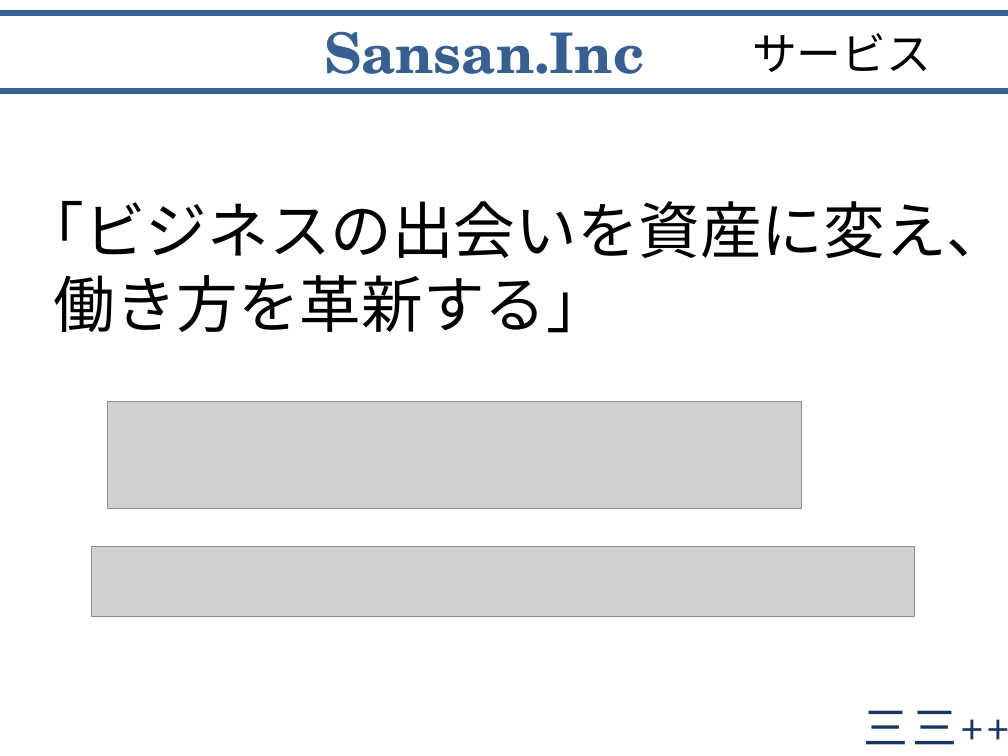
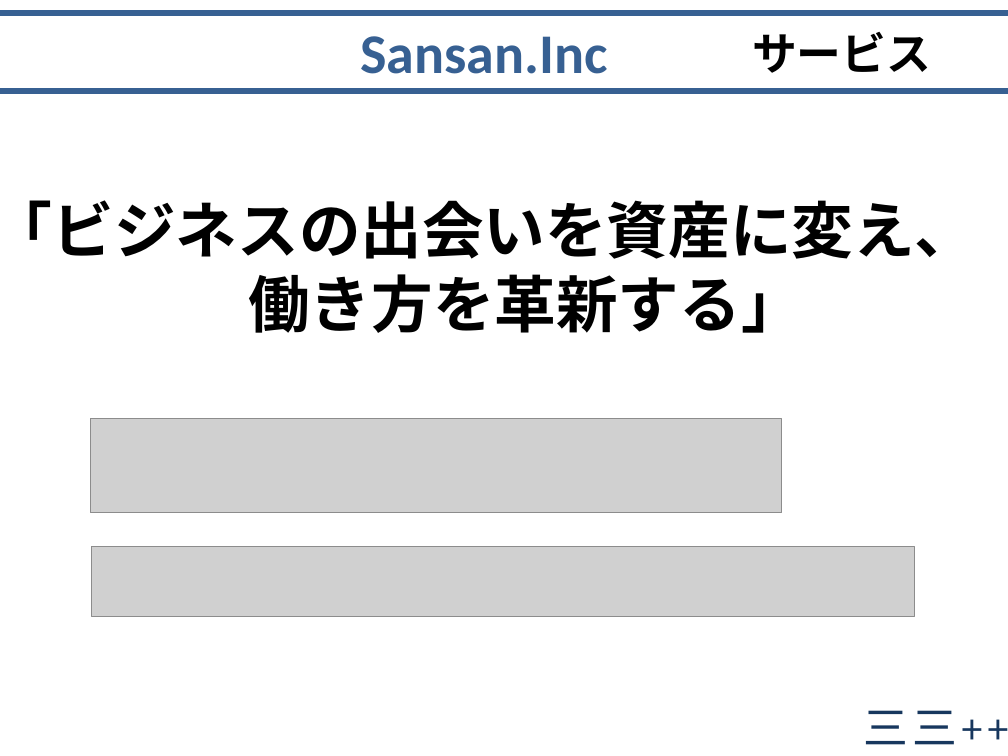
Before and after one commit to kirikiriyamama/topick, a slide deck: slide 3 of slide/sansan.pptx (slide 4 before the commit). Drawn at 1008x756 pixels with LibreOffice and Linux fonts; fonts in the diff are those of the drawing; grey boxes stand for pictures; background and template pictures are left out. Boxes give left, top, right and bottom in pixels: in the first picture for what was removed or moved away, otherwise in the second. Text is boxed around its words. In the diff, an @@ line names an element or a change of style, - is before the commit and + after.

```diff
--- a/slide/sansan.pptx
+++ b/slide/sansan.pptx
@@ rectangle "Sansan.Inc" at <box>0,13,1008,91</box>: font TeX Gyre Schola to Calibri @@
@@ text "サービス" at <box>752,32,931,73</box>: font Noto Sans CJK JP to Calibri, bold on @@
@@ text "｢ビジネスの出会いを資産に変え、 働き方を革新する」": place and size @@
-text "｢ビジネスの出会いを資産に変え、 働き方を革新する」" at <box>53,201,1008,333</box>
+text "｢ビジネスの出会いを資産に変え、 働き方を革新する」" at <box>22,200,977,333</box>
@@ text "｢ビジネスの出会いを資産に変え、 働き方を革新する」" at <box>22,200,977,333</box>: font Noto Sans CJK JP to Calibri, bold on; alignment left to centre @@
@@ picture: place and size @@
-picture at <box>107,402,801,509</box>
+picture at <box>91,418,782,513</box>
```
Also in this commit, not shown: 5 other slides changed, 7 slides added, 1 slide removed, 2 other files.
